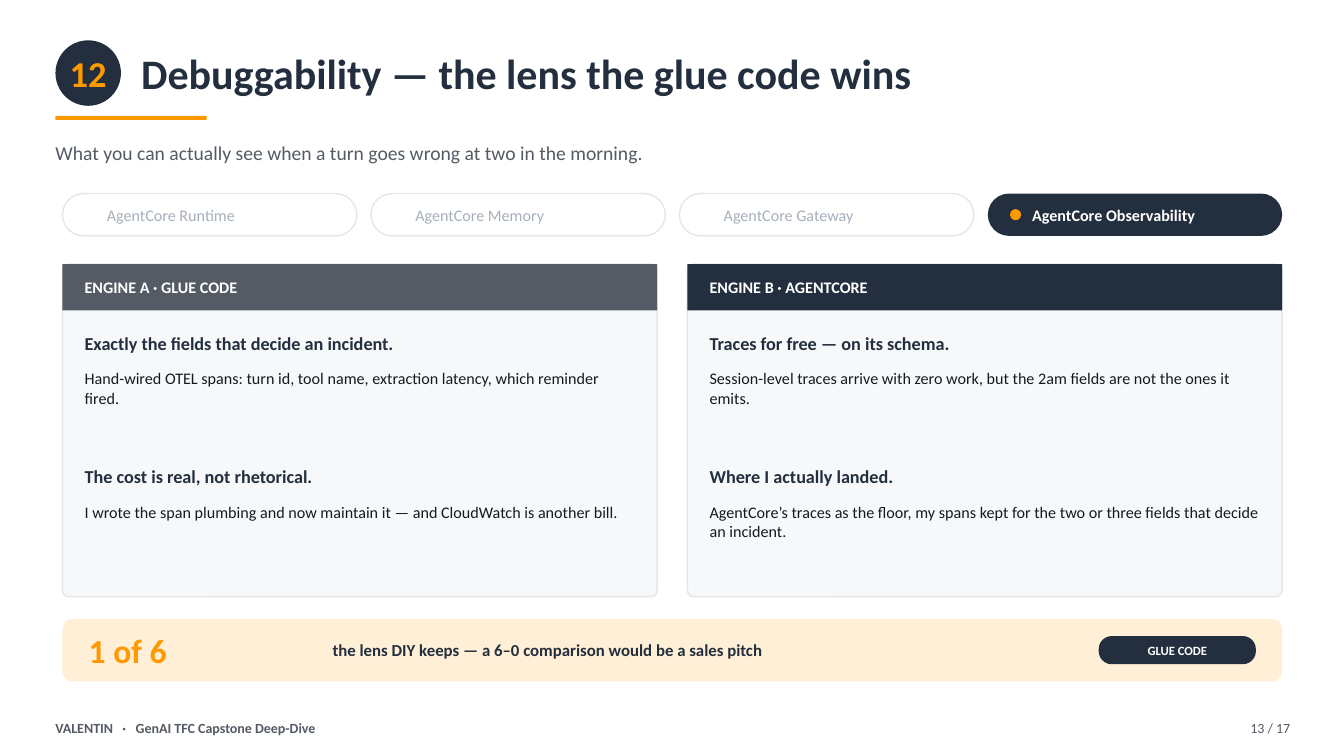
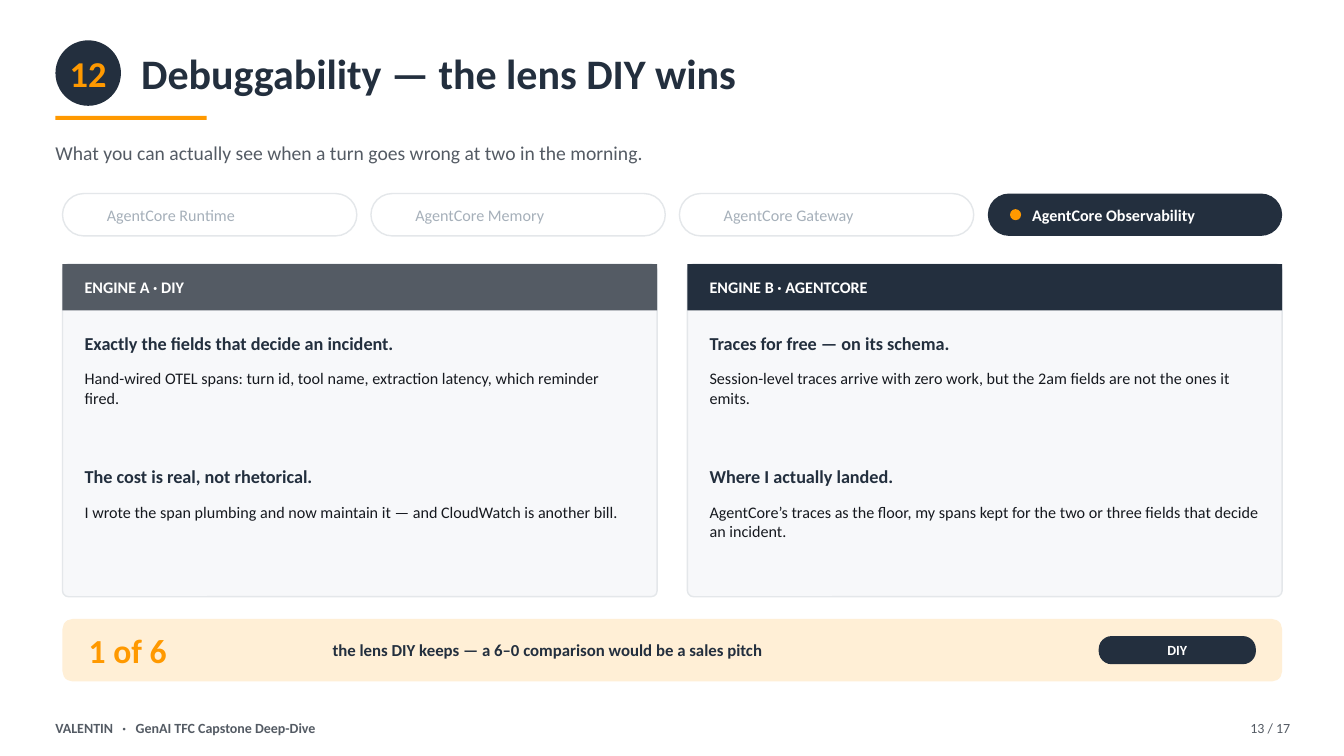
Before and after one commit to coralst/valentin-romantic-agent, a slide deck: slide 13 of docs/Valentin-Presentation-v7.pptx. Drawn at 1344x756 pixels with LibreOffice and Linux fonts; fonts in the diff are those of the drawing. Boxes give left, top, right and bottom in pixels: in the first picture for what was removed or moved away, otherwise in the second. Text is boxed around its words. In the diff, an @@ line names an element or a change of style, - is before the commit and + after.

```diff
--- a/docs/Valentin-Presentation-v7.pptx
+++ b/docs/Valentin-Presentation-v7.pptx
@@ text at <box>141,59,736,96</box>: text changed @@
-Debuggability — the lens the glue code wins
+Debuggability — the lens DIY wins
@@ text at <box>85,282,184,293</box>: text changed @@
-ENGINE A · GLUE CODE
+ENGINE A · DIY
@@ text at <box>1167,646,1187,655</box>: text changed; size 9 to 10 pt @@
-GLUE CODE
+DIY
```
Also in this commit, not shown: 7 other slides changed, 4 other files.
